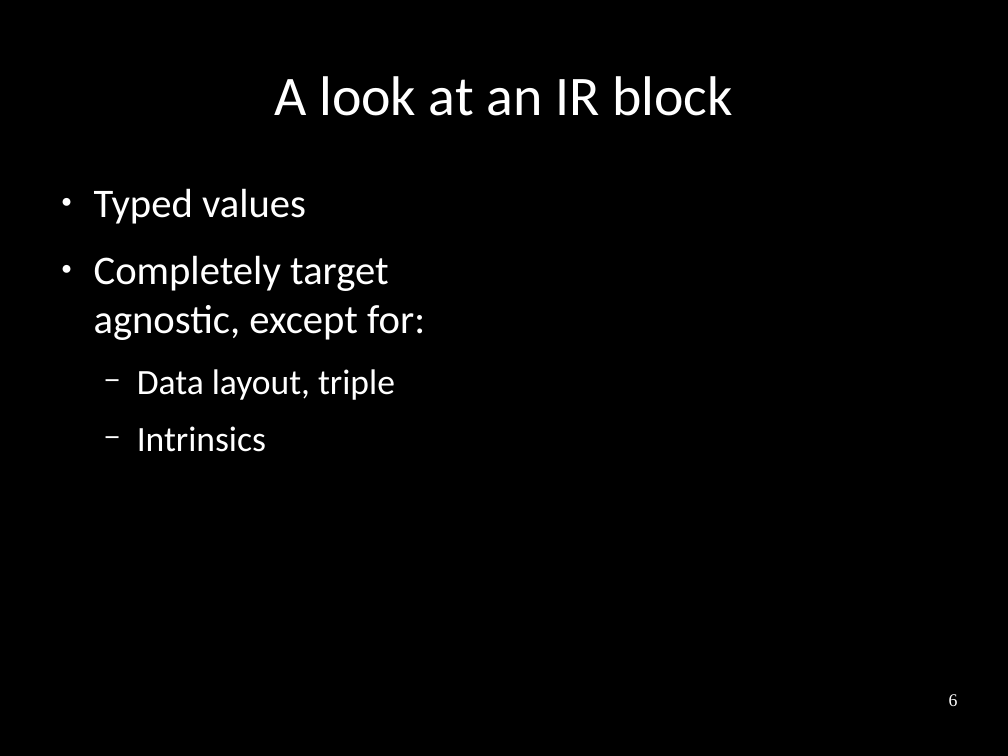
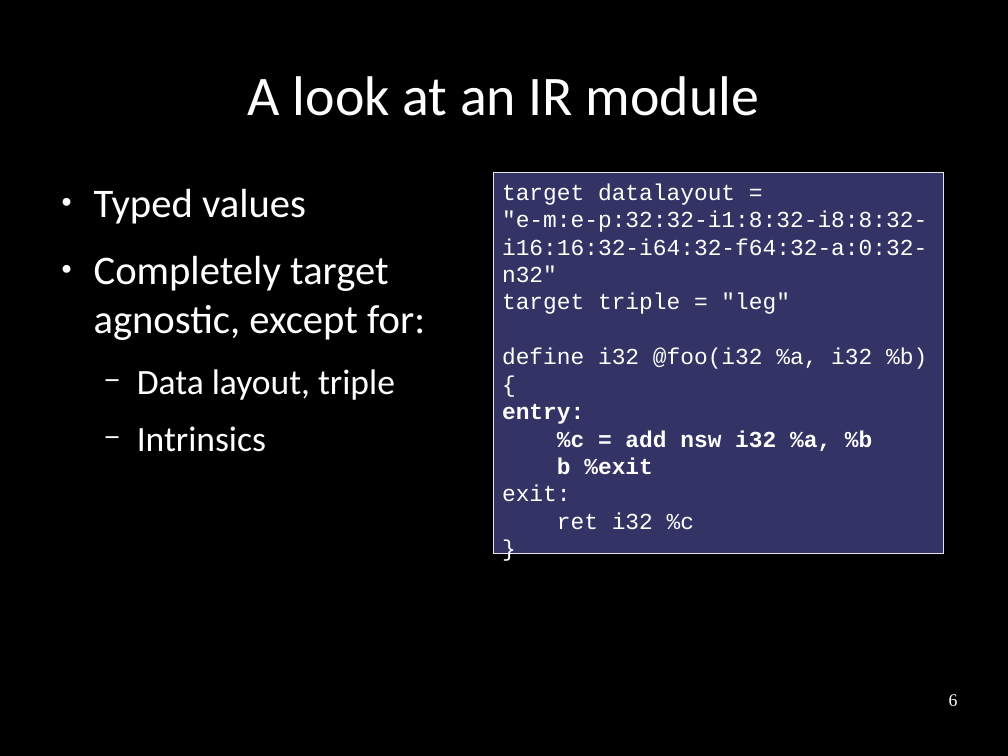
Before and after one commit to frasercrmck/llvm-leg, a slide deck: slide 6 of docs/Codeplay/Slides.odp. Drawn at 1008x756 pixels with LibreOffice and Linux fonts; fonts in the diff are those of the drawing. Boxes give left, top, right and bottom in pixels: in the first picture for what was removed or moved away, otherwise in the second. Text is boxed around its words. In the diff, an @@ line names an element or a change of style, - is before the commit and + after.

```diff
--- a/docs/Codeplay/Slides.odp
+++ b/docs/Codeplay/Slides.odp
@@ title at [248, 76, 759, 116]: text changed @@
-A look at an IR block
+A look at an IR module
@@ rectangle added at [493, 173, 943, 553], fill #333366, outline #E6E6E6 0 pt, 18 pt, text #FFFFFF @@
+target datalayout =
+"e-m:e-p:32:32-i1:8:32-i8:8:32-i16:16:32-i64:32-f64:32-a:0:32-n32"
+target triple = "leg"
+define i32 @foo(i32 %a, i32 %b)
+{
+entry:
+%c = add nsw i32 %a, %b
+b %exit
+exit:
+ret i32 %c
+}
```
Also in this commit, not shown: 2 other slides changed.
